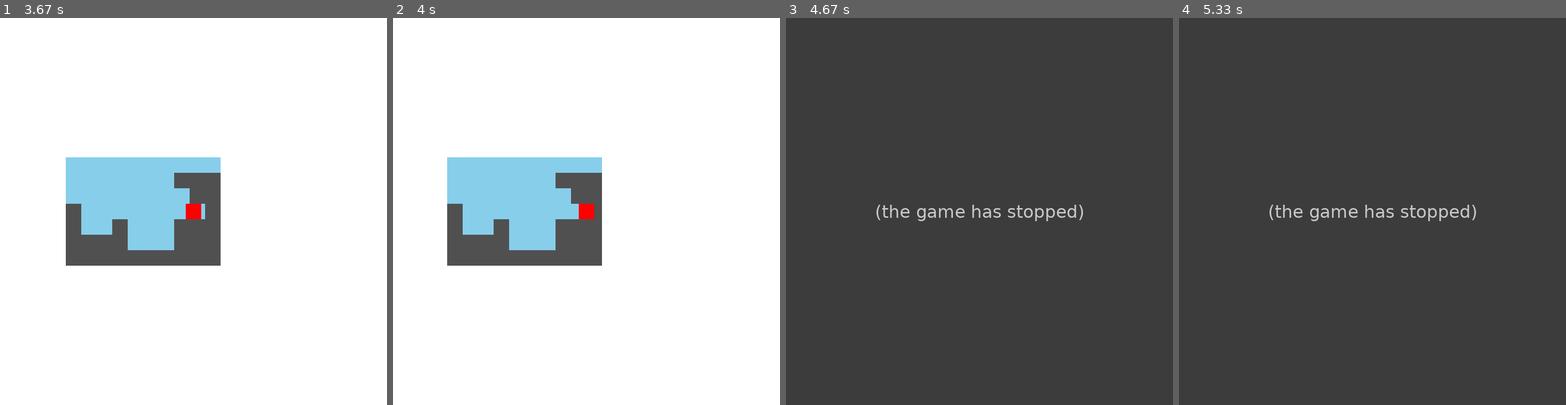
Above: before the commit, frames 1-4 (left to right).
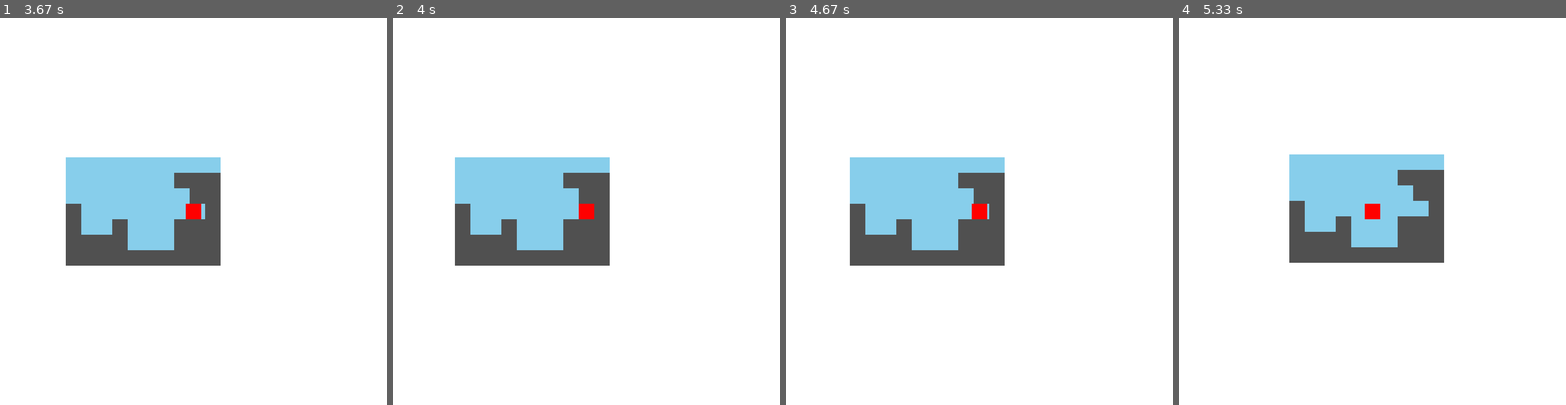
Above: after the commit, the same moments.

Repository: hchap1/pygame_tilemap_engine
Game: pygame game, started from platformer.py
Same seed, same stepped clock (60 frames per second), same inputs: the game is played once before the commit and once after it.
Inputs:
- Up to frame 1 (3.67 s): hold D 0.33-0.8 s; hold D 0.83-1.3 s; hold A 1.33-1.87 s; hold A 1.9-2.3 s; hold D 2.33-2.97 s; hold A 3-3.47 s; hold D from 3.5 s (still down)
- Up to frame 2 (4 s): release D at 3.97 s
- Up to frame 3 (4.67 s): hold A from 4.5 s (still down)
- Up to frame 4 (5.33 s): release A at 5.03 s; hold A from 5.07 s (still down)

Frame 1 is identical in both runs. In frame 2, 1.8% of the frame differs, in the area x 14-56%, y 36-64%; in frame 3, 95%; in frame 4, 95%, in the area x 0-100%, y 0-100%.
Error before the commit: IndexError: list index out of range (platformer.py line 61); the game stopped at 4.48 s (later frames are placeholders)

Commit message:
feat: sideways collisions

Diff:
--- a/platformer.py
+++ b/platformer.py
@@ -58,9 +58,18 @@
     top_y = math.floor(y)
     bottom_y = math.ceil(y)
 
+    # Floor Collisions
     if grid[bottom_y][left_x] != 0 or grid[bottom_y][right_x] != 0:
         yv = 0
         y = bottom_y - 1
+
+    if grid[top_y][left_x] != 0 and xv < 0:
+        x = left_x + 1
+        xv = 0
+
+    if grid[top_y][right_x] != 0 and xv > 0:
+        x = right_x - 1
+        xv = 0
 
     # Rendering
     screen.fill((255, 255, 255))
